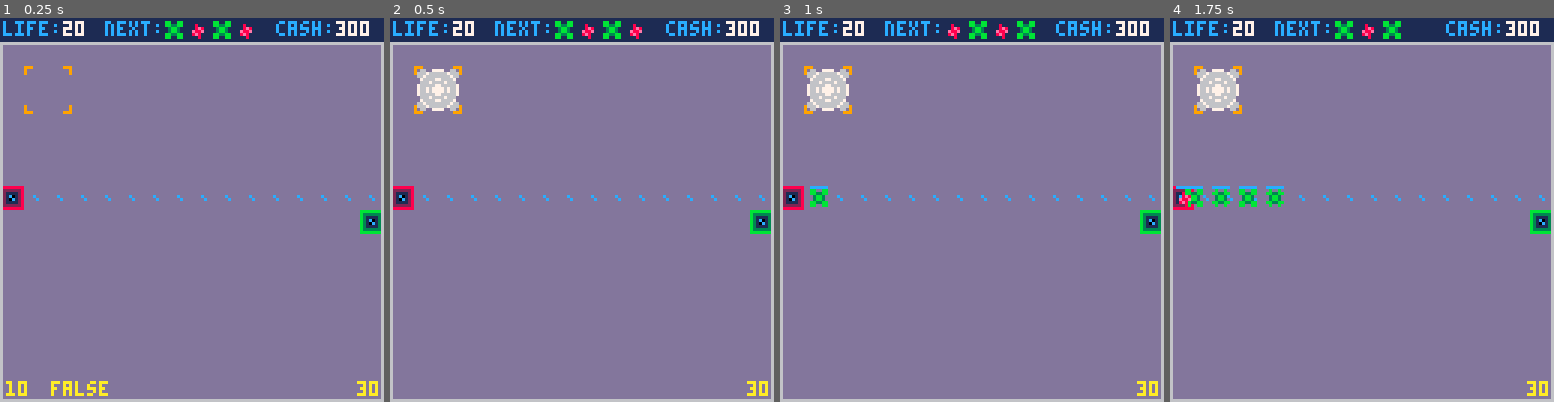
Above: before the commit, frames 1-4 (left to right).
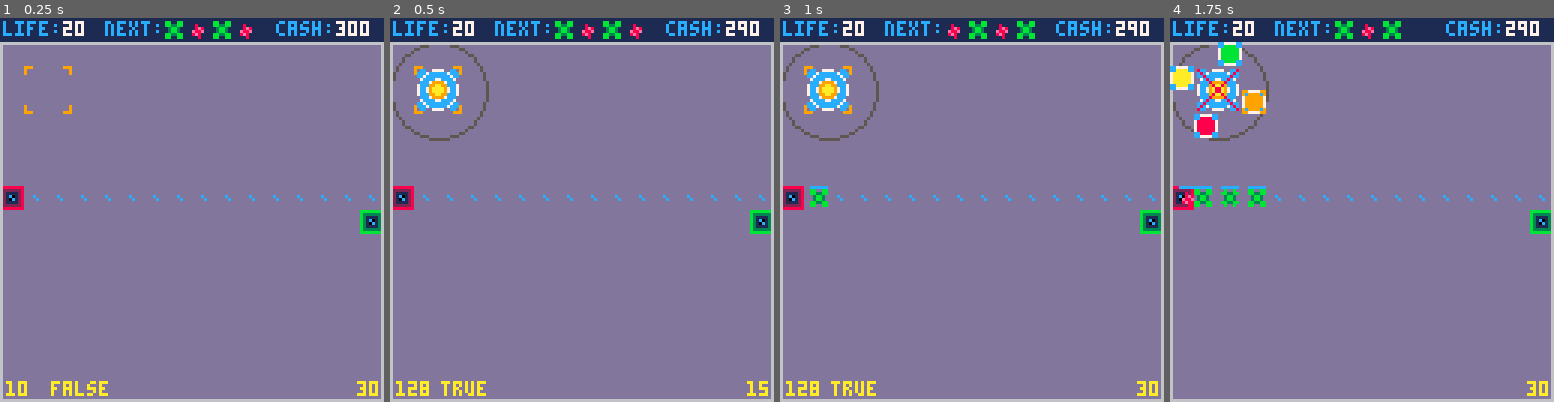
Above: after the commit, the same moments.

Repository: langchr86/pico-bubble-towers
Game: PICO-8 cartridge pico-proto.p8
Two runs of this game, one before a commit and one after it. Both use one fixed random seed, a clock stepped at 60 frames per second and the inputs below.
Inputs:
- Up to frame 1 (0.25 s): no input
- Up to frame 2 (0.5 s): tap X (X key) at 0.33 s
- Up to frame 3 (1 s): tap O (Z key) at 0.7 s
- Up to frame 4 (1.75 s): tap X (X key) at 1.07 s; hold Right from 1.6 s (still down); tap O (Z key) at 1.7 s

Frame 1 is identical in both runs. In frame 2, 1.8% of the frame differs, in the area x 0-99%, y 2-99%; in frame 3, 1.8%; in frame 4, 4.0%, in the area x 0-93%, y 2-50%.

Commit message:
introduce Cursor.AbortShowMenu

Diff:
--- a/src/cursor.lua
+++ b/src/cursor.lua
@@ -27,6 +27,9 @@
 }
 Cursor.__index = Cursor
 
+---@type number
+Cursor.AbortShowMenu = 255
+
 ---@return Cursor
 function Cursor:New()
   local o = {
@@ -122,9 +125,13 @@
 
 function Cursor:ShowMenu()
   self.show_menu = true
-  self.menu_index = 0
-  self.menu_sprite_list={}
   self.menu_sprite_list[0] = self.menu_sprite_getter(0)
+
+  if self.menu_sprite_list[0] == Cursor.AbortShowMenu then
+    self:HideMenu()
+    return
+  end
+
   self.menu_sprite_list[1] = self.menu_sprite_getter(1)
   self.menu_sprite_list[2] = self.menu_sprite_getter(2)
   self.menu_sprite_list[3] = self.menu_sprite_getter(3)
@@ -133,6 +140,8 @@
 
 function Cursor:HideMenu()
   self.show_menu = false
+  self.menu_sprite_list={}
+  self.menu_index = 0
 end
 
 function Cursor:Draw()
--- a/src/session.lua
+++ b/src/session.lua
@@ -114,10 +114,10 @@
   ---@param menu_index number
   local function CursorMenuSpriteGetter(menu_index)
     if self.tower_selected == nil then
-      if menu_index == 0 then
-        return Tower.GetCreateSprite()
+      if self.cursor:IsFree() then
+        self:PlaceTower()
       end
-      return 0
+      return Cursor.AbortShowMenu
     end
 
     if menu_index == 0 then
